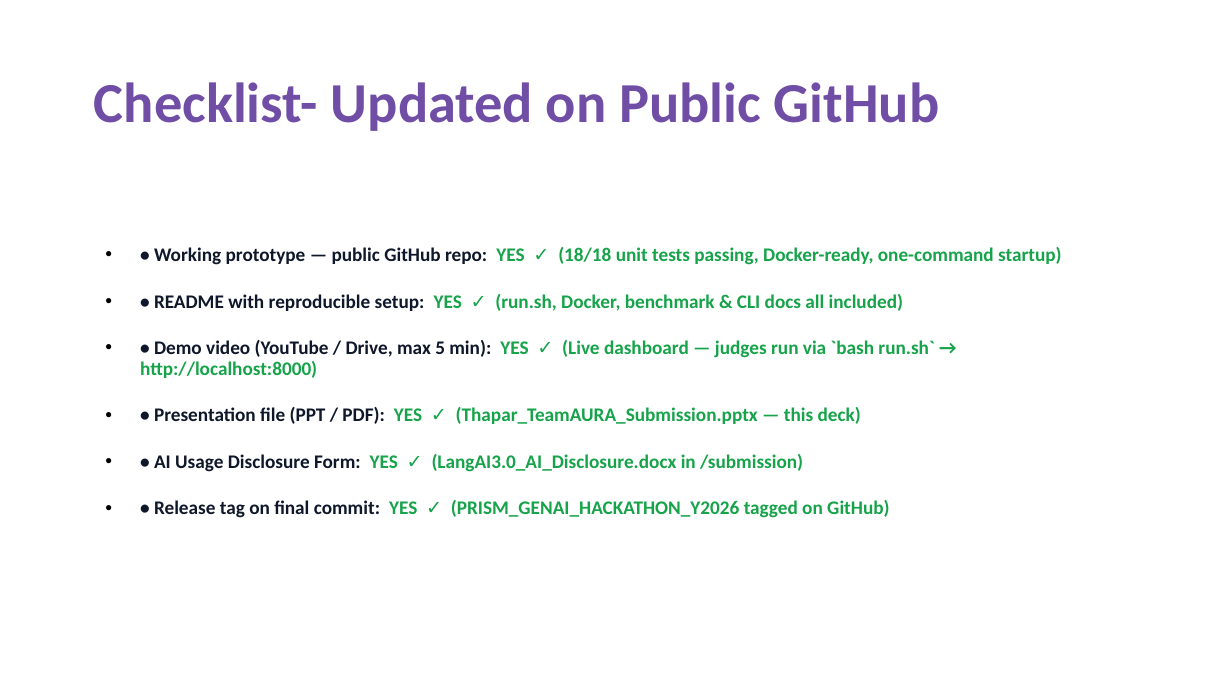
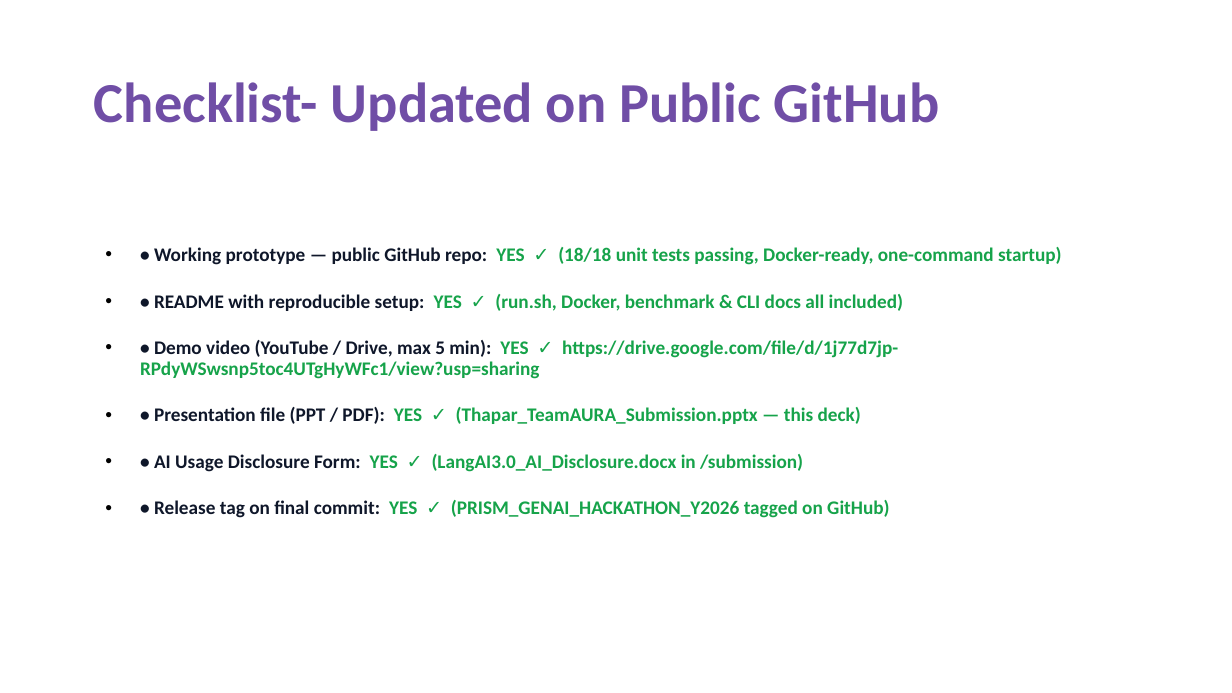
Before and after one commit to AadityaBansal01/aura-code-intelligence, a slide deck: slide 11 of Thapar_TeamAURA_Submission.pptx. Drawn at 1232x693 pixels with LibreOffice and Linux fonts; fonts in the diff are those of the drawing. Boxes give left, top, right and bottom in pixels: in the first picture for what was removed or moved away, otherwise in the second. Text is boxed around its words. In the diff, an @@ line names an element or a change of style, - is before the commit and + after.

Commit message:
docs & submission: add recorded demo video link, update team roster, and refresh PPT slides

```diff
--- a/Thapar_TeamAURA_Submission.pptx
+++ b/Thapar_TeamAURA_Submission.pptx
@@ text at (140,340,898,379): text changed @@
-• • Demo video (YouTube / Drive, max 5 min): YES ✓ (Live dashboard — judges run via `bash run.sh` → http://localhost:8000)
+• • Demo video (YouTube / Drive, max 5 min): YES ✓ https://drive.google.com/file/d/1j77d7jp-RPdyWSwsnp5toc4UTgHyWFc1/view?usp=sharing
```
Also in this commit, not shown: 1 other slide changed, 6 other files.
